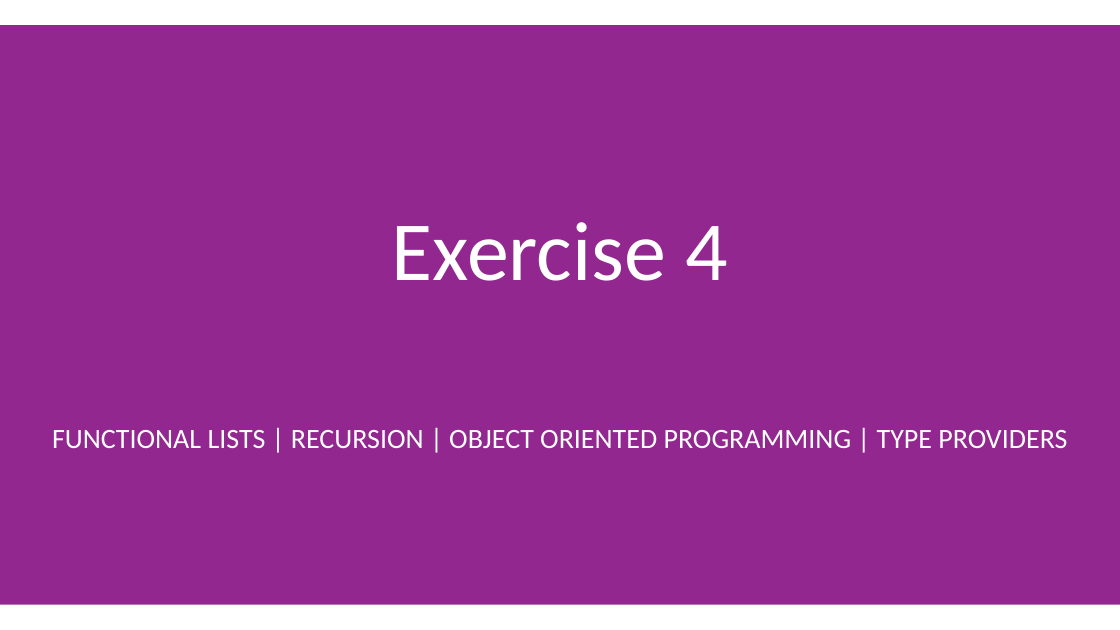
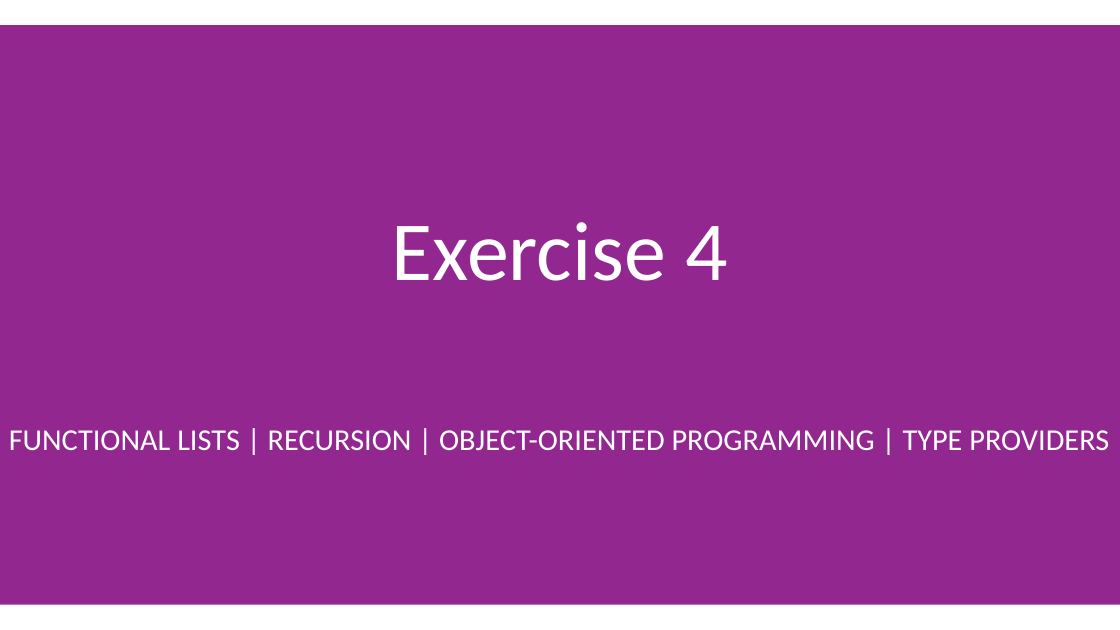
Before and after one commit to jorgef/fsharpworkshop, a slide deck: slide 83 of FSharpWorkshop_Slides.pptx (slide 80 before the commit). Drawn at 1120x630 pixels with LibreOffice and Linux fonts; fonts in the diff are those of the drawing. Boxes give left, top, right and bottom in pixels: in the first picture for what was removed or moved away, otherwise in the second. Text is boxed around its words. In the diff, an @@ line names an element or a change of style, - is before the commit and + after.

Commit message:
Updated the slides

```diff
--- a/FSharpWorkshop_Slides.pptx
+++ b/FSharpWorkshop_Slides.pptx
@@ text at bbox=[9, 430, 1109, 450]: text changed; size 24 to 26 pt @@
-FUNCTIONAL LISTS | RECURSION | OBJECT ORIENTED PROGRAMMING | TYPE PROVIDERS
+FUNCTIONAL LISTS | RECURSION | OBJECT-ORIENTED PROGRAMMING | TYPE PROVIDERS
```
Also in this commit, not shown: 8 other slides changed, 4 slides added, 1 other file.
